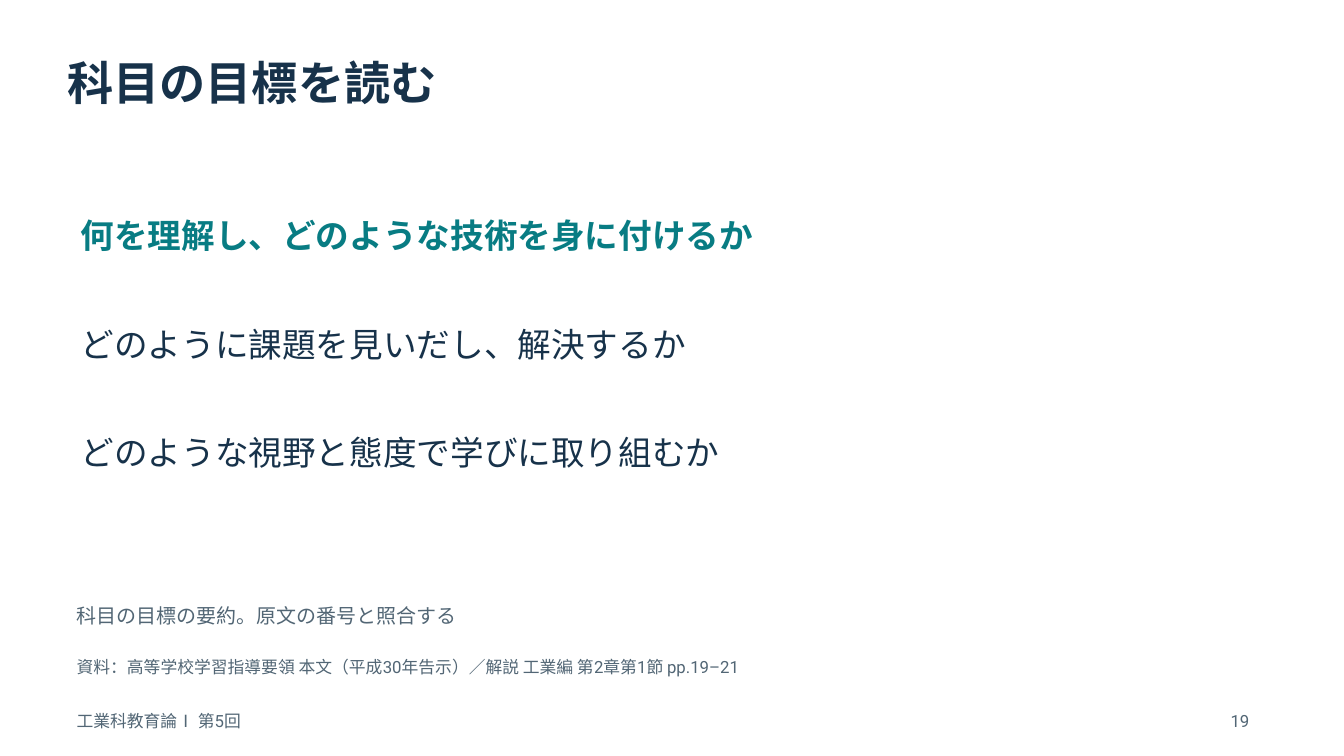
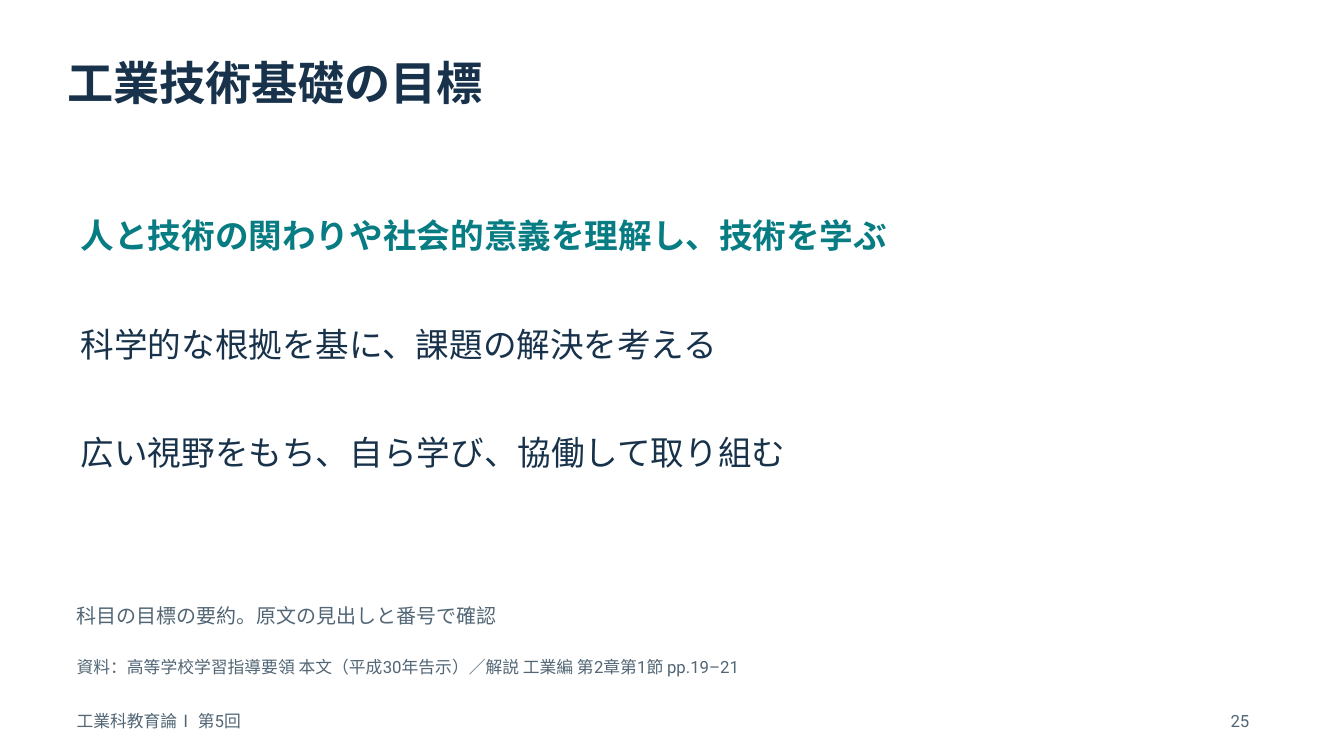
Before and after one commit to zooc-14calbp/industrial-education-i, a slide deck: slide 25 of lessons/05/slides.pptx (slide 19 before the commit). Drawn at 1344x756 pixels with LibreOffice and Linux fonts; fonts in the diff are those of the drawing. Boxes give left, top, right and bottom in pixels: in the first picture for what was removed or moved away, otherwise in the second. Text is boxed around its words. In the diff, an @@ line names an element or a change of style, - is before the commit and + after.

```diff
--- a/lessons/05/slides.pptx
+++ b/lessons/05/slides.pptx
@@ text at (67, 60, 483, 104): text changed @@
-科目の目標を読む
+工業技術基礎の目標
@@ text at (81, 219, 887, 251): text changed @@
-何を理解し、どのような技術を身に付けるか
+人と技術の関わりや社会的意義を理解し、技術を学ぶ
@@ text at (81, 328, 717, 360): text changed @@
-どのように課題を見いだし、解決するか
+科学的な根拠を基に、課題の解決を考える
@@ text at (81, 436, 786, 468): text changed @@
-どのような視野と態度で学びに取り組むか
+広い視野をもち、自ら学び、協働して取り組む
@@ text at (77, 606, 496, 625): text changed @@
-科目の目標の要約。原文の番号と照合する
+科目の目標の要約。原文の見出しと番号で確認
@@ text at (1231, 715, 1250, 727): text changed @@
-19
+25
```
Also in this commit, not shown: 30 other slides changed, 6 slides added, 6 other files.
